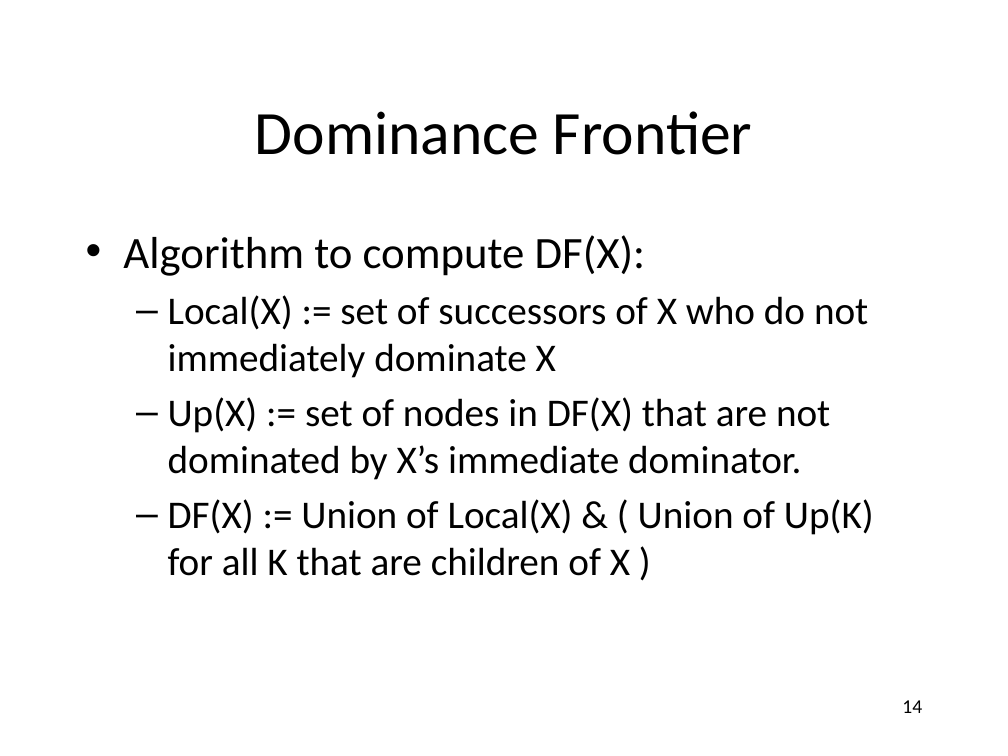
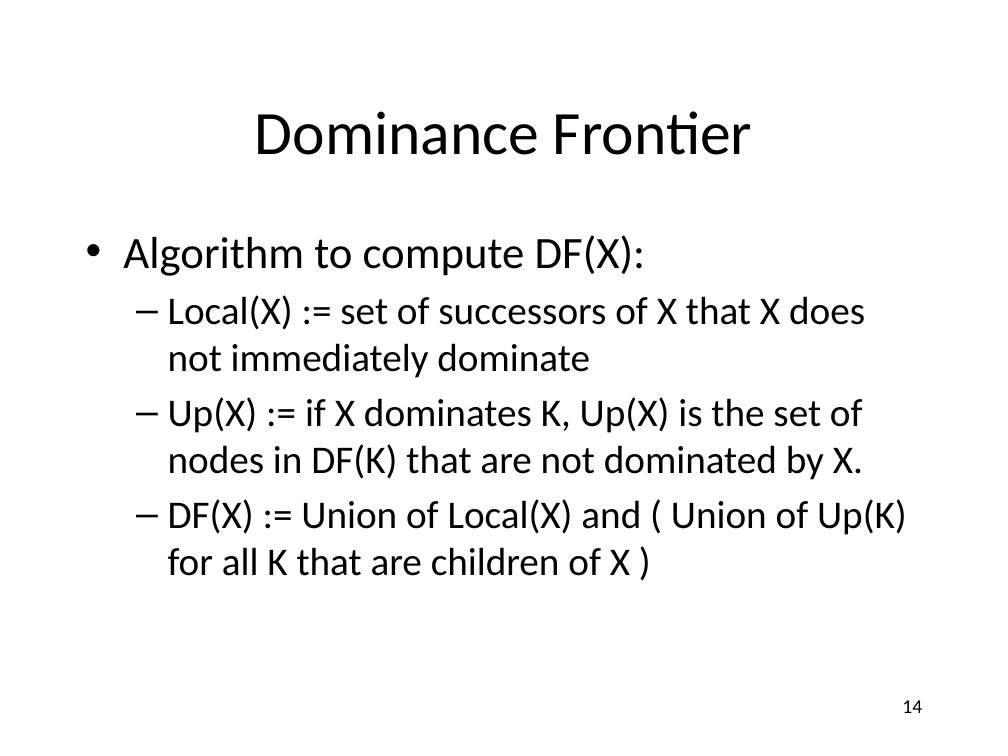
Before and after one commit to anoopsarkar/compilers-class, a slide deck: slide 14 of assets/ppt/codegen/ssaform2.pptx. Drawn at 1008x756 pixels with LibreOffice and Linux fonts; fonts in the diff are those of the drawing. Boxes give left, top, right and bottom in pixels: in the first picture for what was removed or moved away, otherwise in the second. Text is boxed around its words. In the diff, an @@ line names an element or a change of style, - is before the commit and + after.

```diff
--- a/assets/ppt/codegen/ssaform2.pptx
+++ b/assets/ppt/codegen/ssaform2.pptx
@@ text at box(168, 295, 907, 576): text changed @@
-  – Local(X) := set of successors of X who do not immediately dominate X
-  – Up(X) := set of nodes in DF(X) that are not dominated by X’s immediate dominator.
-  – DF(X) := Union of Local(X) & ( Union of Up(K) for all K that are children of X )
+  – Local(X) := set of successors of X that X does not immediately dominate
+  – Up(X) := if X dominates K, Up(X) is the set of nodes in DF(K) that are not dominated by X.
+  – DF(X) := Union of Local(X) and ( Union of Up(K) for all K that are children of X )
```
Also in this commit, not shown: 1 other slide changed, 1 other file.
